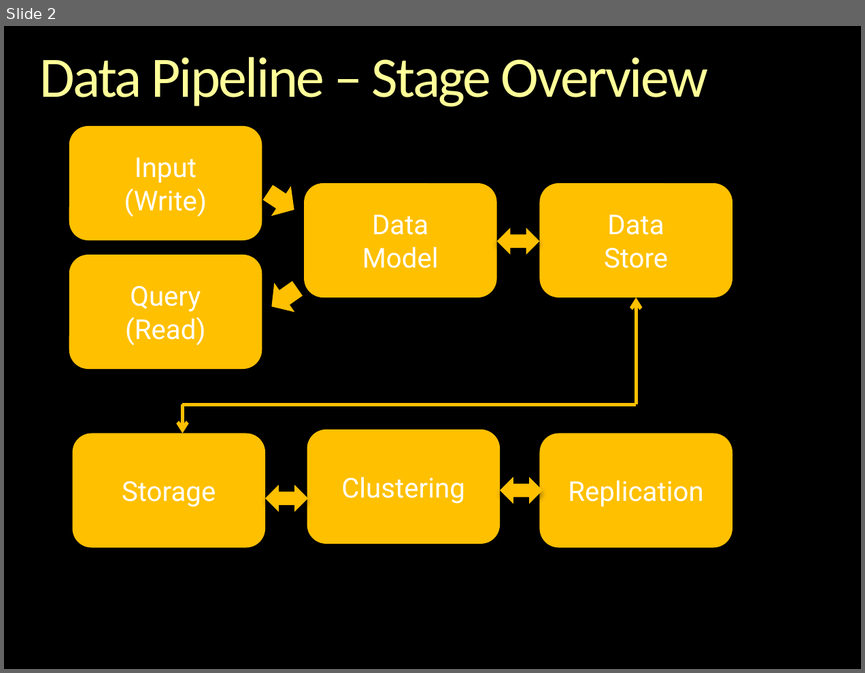
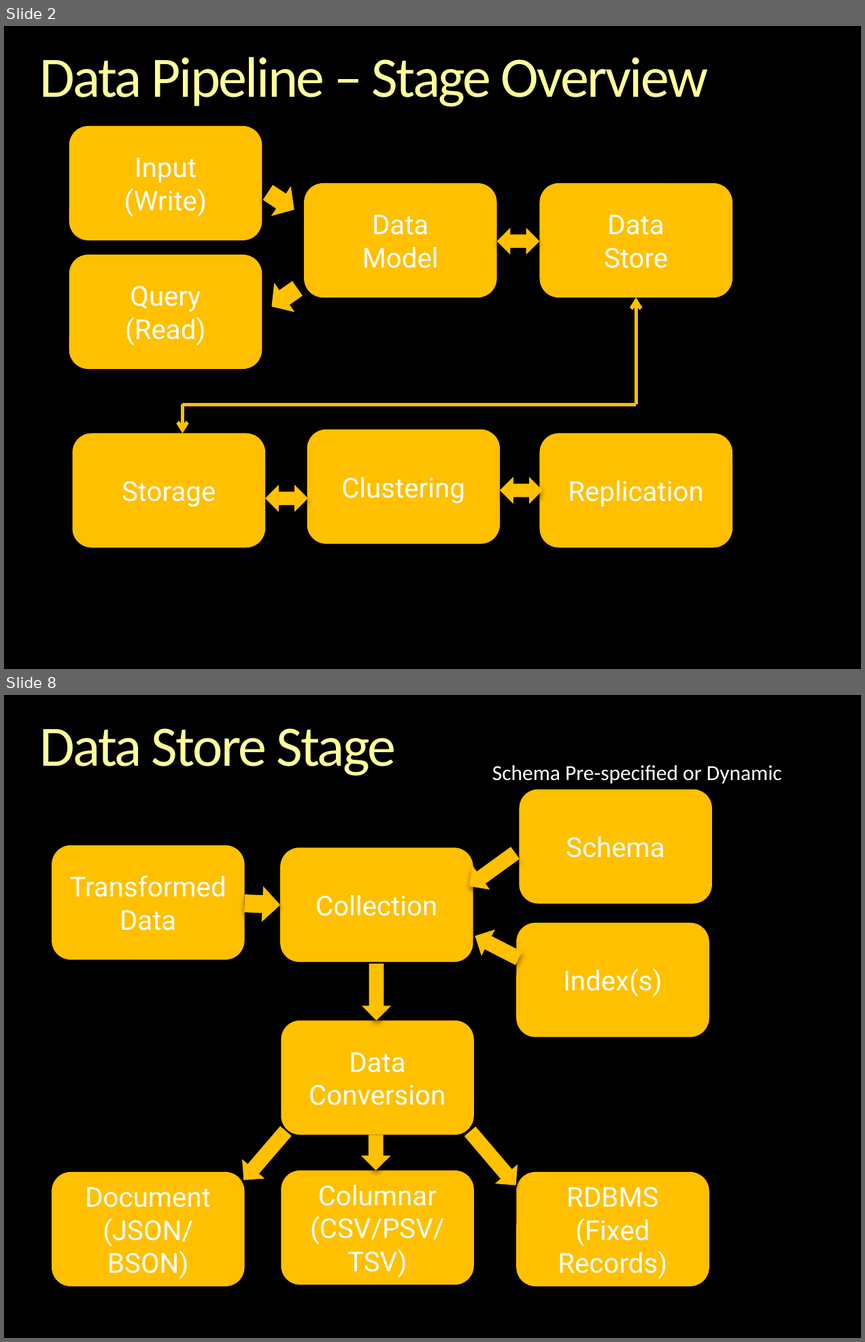
Before and after one commit to andrewferlitsch/epipog-nosql, a slide deck: specs/stages/Data Pipeline.pptx. Shown one above the other, each under a label of ours: slide 2 before the commit, slides 2 and 8 after it; the slides between them are not shown. The pictures are 865x673 and 865x1342 pixels, drawn with LibreOffice and Linux fonts; fonts in the diff are those of the drawing; background and template pictures are left out. Boxes give left, top, right and bottom in pixels: in the first picture for what was removed or moved away, otherwise in the second. Text is boxed around its words. In the diff, an @@ line names an element or a change of style, - is before the commit and + after.

Commit message:
documentation

```diff
--- a/specs/stages/Data Pipeline.pptx
+++ b/specs/stages/Data Pipeline.pptx
@@ slide 8 added at (4,695,861,1338), background picture (left out) @@
@@ title added at (39,728,396,776), 48 pt, text gradient #FFFFB9 to #FFFF99 to #F6AE1E @@
+Data Store Stage
@@ text added at (492,765,782,783), 18 pt, text #FFFFFF @@
+Schema Pre-specified or Dynamic
@@ rounded rectangle added at (519,790,712,903), fill #FFC000, 23 pt, text #FFFFFF @@
+Schema
@@ rounded rectangle added at (52,845,245,959), fill #FFC000, 23 pt, text #FFFFFF @@
+TransformedData
@@ rounded rectangle added at (280,847,473,962), fill #FFC000, 23 pt, text #FFFFFF @@
+Collection
@@ left arrow added at (460,841,524,898), fill #FFC000 @@
@@ left arrow added at (244,885,281,923), fill #FFC000 @@
@@ left arrow added at (468,923,525,972), fill #FFC000 @@
@@ rounded rectangle added at (516,923,709,1037), fill #FFC000, 23 pt, text #FFFFFF @@
+Index(s)
@@ left arrow added at (361,964,391,1020), fill #FFC000 @@
@@ rounded rectangle added at (281,1021,473,1134), fill #FFC000, 23 pt, text #FFFFFF @@
+Data Conversion
@@ left arrow added at (232,1121,297,1189), fill #FFC000 @@
@@ left arrow added at (458,1121,528,1195), fill #FFC000 @@
@@ left arrow added at (361,1134,391,1170), fill #FFC000 @@
@@ rounded rectangle added at (52,1172,245,1285), fill #FFC000, 23 pt, text #FFFFFF @@
+Document
+(JSON/BSON)
@@ rounded rectangle added at (281,1170,473,1285), fill #FFC000, 23 pt, text #FFFFFF @@
+Columnar
+(CSV/PSV/TSV)
@@ rounded rectangle added at (516,1172,709,1285), fill #FFC000, 23 pt, text #FFFFFF @@
+RDBMS
+(Fixed Records)
```
Also in this commit, not shown: 5 slides changed, 6 other slides added, 2 other files.
